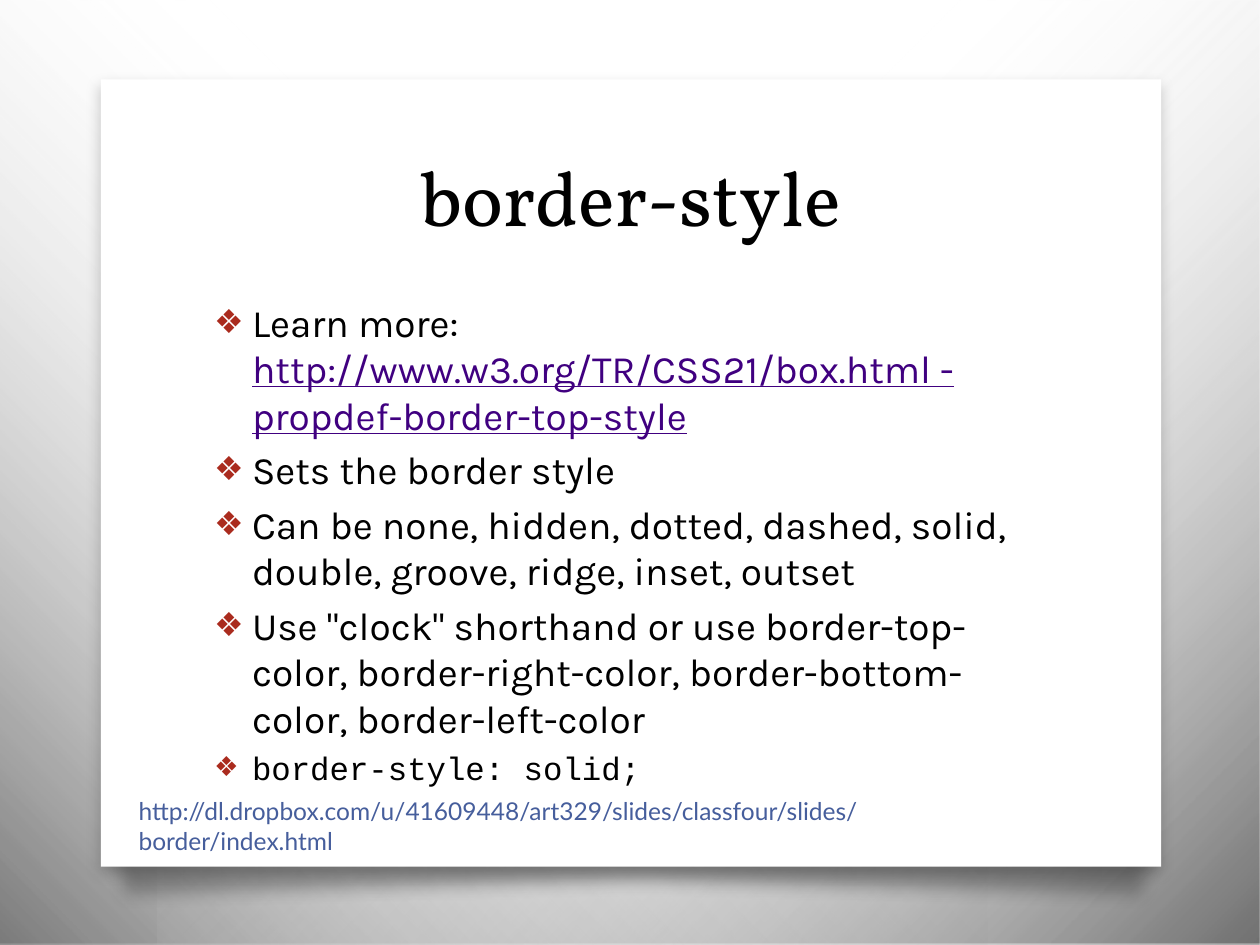
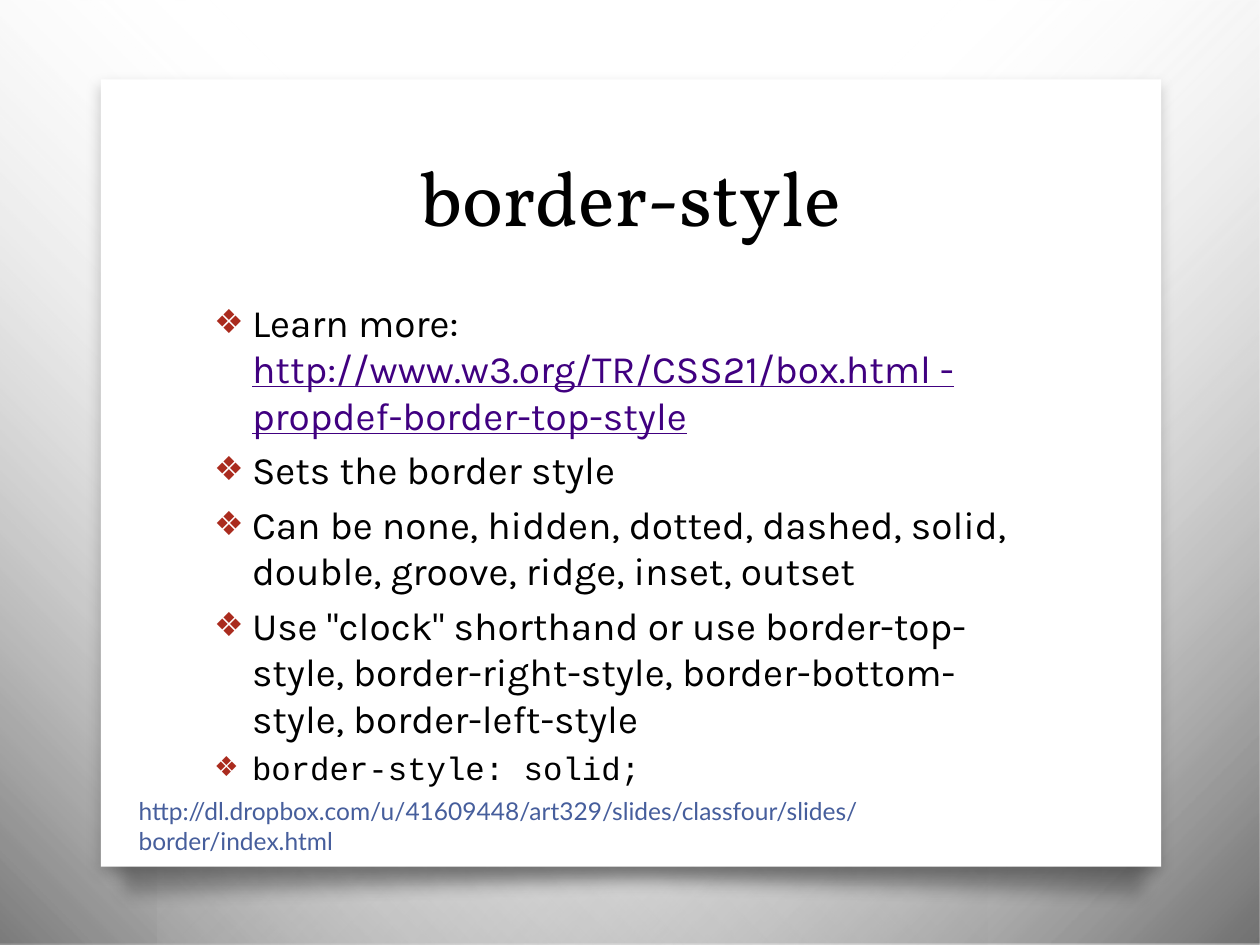
Before and after one commit to awayken/USF-ART329, a slide deck: slide 29 of slides/classfive/slides.pptx (slide 27 before the commit). Drawn at 1260x945 pixels with LibreOffice and Linux fonts; fonts in the diff are those of the drawing; background and template pictures are left out. Boxes give left, top, right and bottom in pixels: in the first picture for what was removed or moved away, otherwise in the second. Text is boxed around its words. In the diff, an @@ line names an element or a change of style, - is before the commit and + after.

```diff
--- a/slides/classfive/slides.pptx
+++ b/slides/classfive/slides.pptx
@@ text at (252, 613, 966, 743): text changed @@
-❖ Use "clock" shorthand or use border-top-color, border-right-color, border-bottom-color, border-left-color
+❖ Use "clock" shorthand or use border-top-style, border-right-style, border-bottom-style, border-left-style
```
Also in this commit, not shown: 3 other slides changed, 2 slides added, 1 other file.
